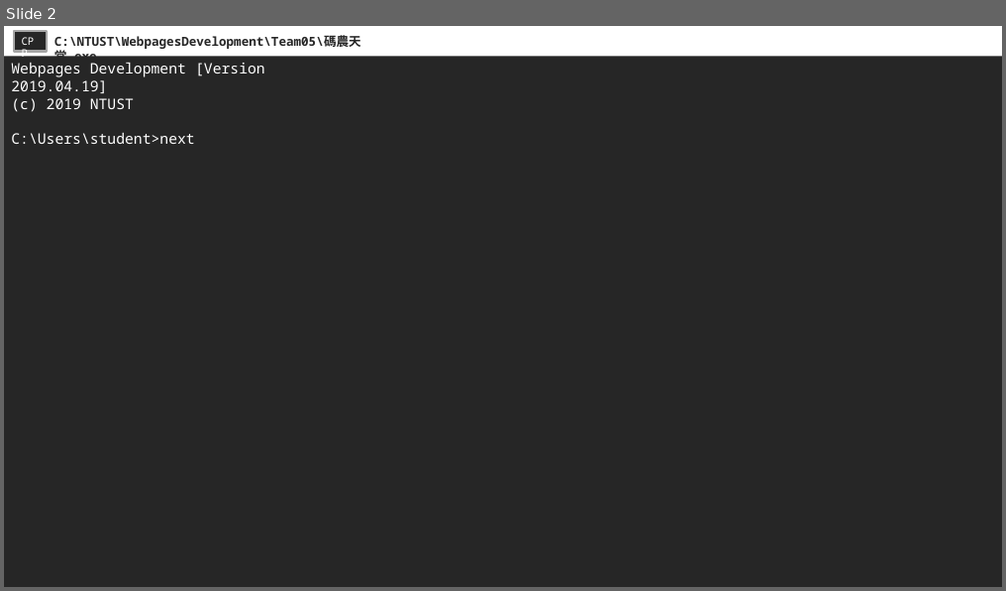
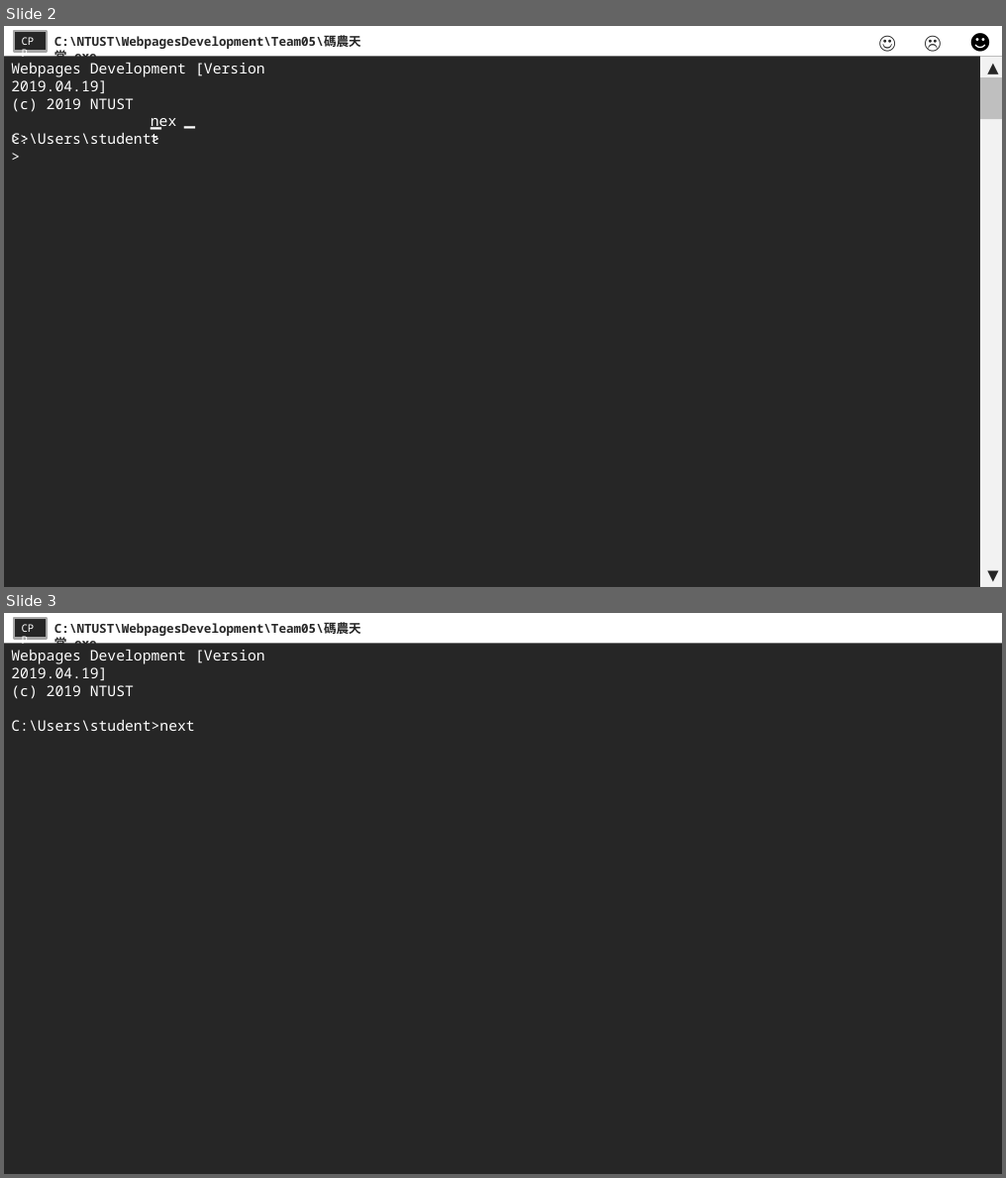
Before and after one commit to NTUST/108-team5, a slide deck: 期末報告第五組.pptx. Shown one above the other, each under a label of ours: slide 2 before the commit, slides 2 and 3 after it. The pictures are 1006x591 and 1006x1178 pixels, drawn with LibreOffice and Linux fonts; fonts in the diff are those of the drawing. Boxes give left, top, right and bottom in pixels: in the first picture for what was removed or moved away, otherwise in the second. Text is boxed around its words. In the diff, an @@ line names an element or a change of style, - is before the commit and + after.

```diff
--- a/期末報告第五組.pptx
+++ b/期末報告第五組.pptx
@@ slide 2 added at [4,26,1002,587], background #FFFFFF @@
@@ rectangle added at [4,26,1002,587], fill #262626 @@
@@ rectangle added at [4,26,1002,56], fill #FFFFFF @@
@@ rectangle added at [14,31,46,52], fill #262626, outline #A6A6A6 2.25 pt, 10 pt, text #FFFFFF @@
+CPP
@@ text added at [54,35,361,65], 12 pt, text #262626, bold @@
+C:\NTUST\WebpagesDevelopment\Team05\碼農天堂.exe
@@ text added at [871,28,905,58], 18 pt, text #262626, bold @@
+☺
@@ text added at [918,28,951,58], 18 pt, text #262626, bold @@
+☹
@@ text added at [962,26,998,59], 20 pt, text #000000 @@
+☻
@@ text added at [11,63,265,144], 14 pt, text #FFFFFF @@
+Webpages Development [Version 2019.04.19]
+(c) 2019 NTUST
+C:\Users\student>
@@ rectangle added at [980,56,1002,587], fill #F2F2F2 @@
@@ rectangle added at [980,56,1002,77], fill #F2F2F2, 14 pt, text #262626 @@
+▲
@@ rectangle added at [980,77,1002,120], fill #BFBFBF @@
@@ text added at [144,104,168,134], 18 pt, text #FFFFFF, bold @@
+_
@@ text added at [144,108,191,134], 14 pt, text #FFFFFF @@
+next
@@ text added at [177,102,202,132], 18 pt, text #FFFFFF, bold @@
+_
@@ text added at [4,126,44,152], 14 pt, text #FFFFFF @@
+>>>
@@ rectangle added at [980,565,1002,586], fill #F2F2F2, 14 pt, text #262626 @@
+▼
@@ what was slide 2 is now slide 3 @@
```
Also in this commit, not shown: 1 other file.
